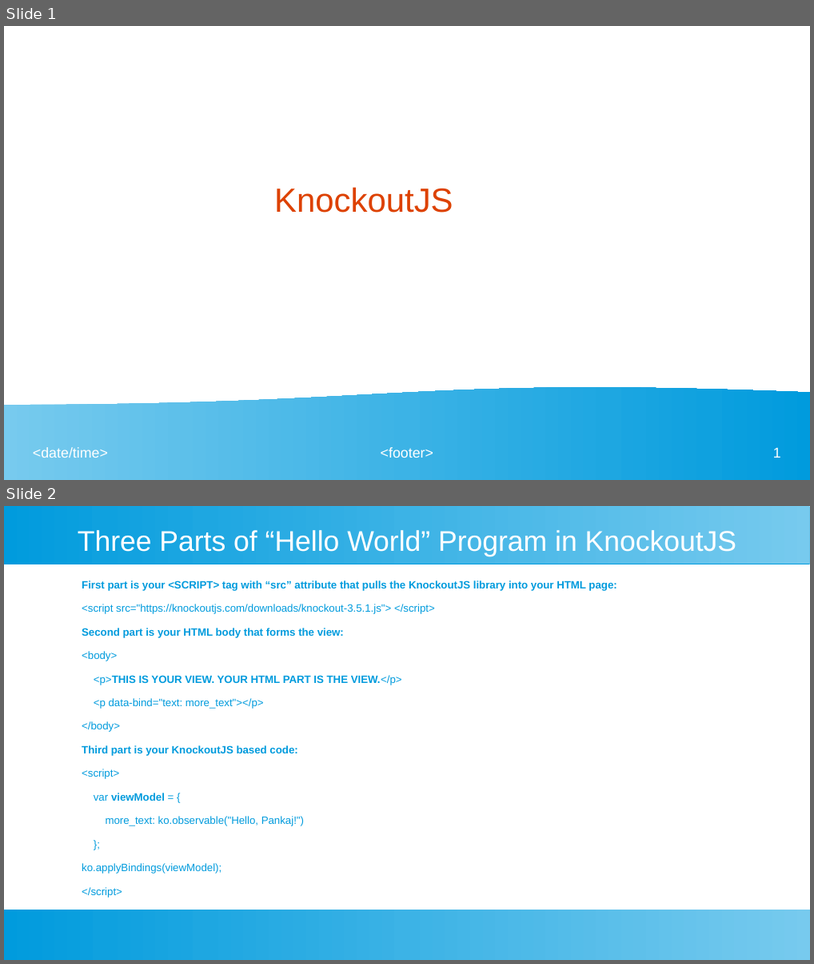
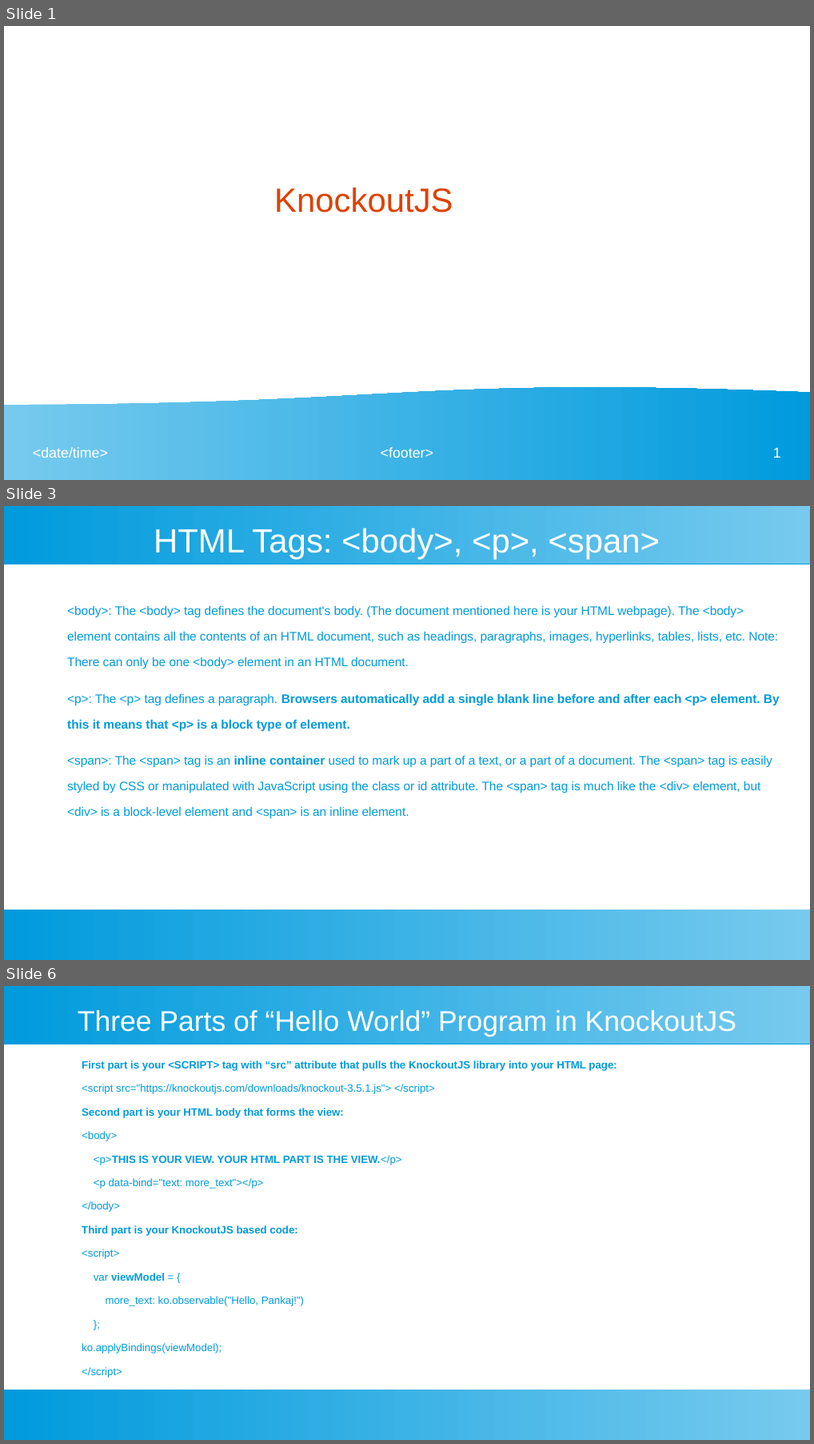
Before and after one commit to ashishjain1547/public_lessons_in_javascript, a slide deck: 5_Introduction to KnockoutJS/KnockoutJS.odp. Shown one above the other, each under a label of ours: slides 1 and 2 before the commit, slides 1, 3 and 6 after it; the slides between them are not shown. The pictures are 814x964 and 814x1444 pixels, drawn with LibreOffice and Linux fonts; fonts in the diff are those of the drawing. Boxes give left, top, right and bottom in pixels: in the first picture for what was removed or moved away, otherwise in the second. Text is boxed around its words. In the diff, an @@ line names an element or a change of style, - is before the commit and + after.

```diff
--- a/5_Introduction to KnockoutJS/KnockoutJS.odp
+++ b/5_Introduction to KnockoutJS/KnockoutJS.odp
@@ slide 3 added at [4,506,810,960], background #FFFFFF; not listed: 2 template elements that a slide beside it also shows @@
@@ title added at [154,528,660,560], 33 pt, text #FFFFFF @@
+HTML Tags: <body>, <p>, <span>
@@ text added at [67,605,780,819], 21 pt, text #009BDD @@
+<body>: The <body> tag defines the document's body. (The document mentioned here is your HTML webpage). The <body> element contains all the contents of an HTML document, such as headings, paragraphs, images, hyperlinks, tables, lists, etc. Note: There can only be one <body> element in an HTML document.
+<p>: The <p> tag defines a paragraph. Browsers automatically add a single blank line before and after each <p> element. By this it means that <p> is a block type of element.
+<span>: The <span> tag is an inline container used to mark up a part of a text, or a part of a document. The <span> tag is easily styled by CSS or manipulated with JavaScript using the class or id attribute. The <span> tag is much like the <div> element, but <div> is a block-level element and <span> is an inline element.
@@ what was slide 2 is now slide 6 @@
```
Also in this commit, not shown: 2 slides changed, 4 other slides added.
